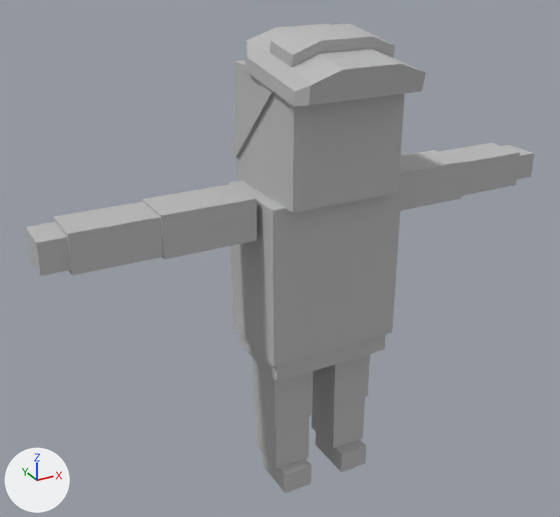
Renders of the Blender file person.blend from each side of a commit.
One viewpoint serves both versions: a camera (50 mm lens) standing at (-2.34, -3.82, 3.52) and looking at (-0.26, -0.03, 1.62). Every picture has the same lights, and +X, +Y and +Z are marked at lower left.

The older version as bpy lines, for what is in view:
```python
me_untitled_034 = bpy.data.meshes.new('Untitled.034')
me_untitled_034.from_pydata(...)  # 302 vertices, 263 faces; spans x -168.0..168.0, y 0.0..298.0, z -87.0..54.0
me_untitled_034.materials.append(mat_default_material)  # grey #bcbcbc
ob_sa_char_survivor_femalepyro_001 = bpy.data.objects.new('SA_Char_Survivor_FemalePyro.001', me_untitled_034)
ob_sa_char_survivor_femalepyro_001.location = (0.0, 0.0, 0.0)
ob_sa_char_survivor_femalepyro_001.rotation_euler = (1.571, 0.0, 0.0)  # degrees (90, 0, 0)
ob_sa_char_survivor_femalepyro_001.scale = (0.01, 0.01, 0.01)
```
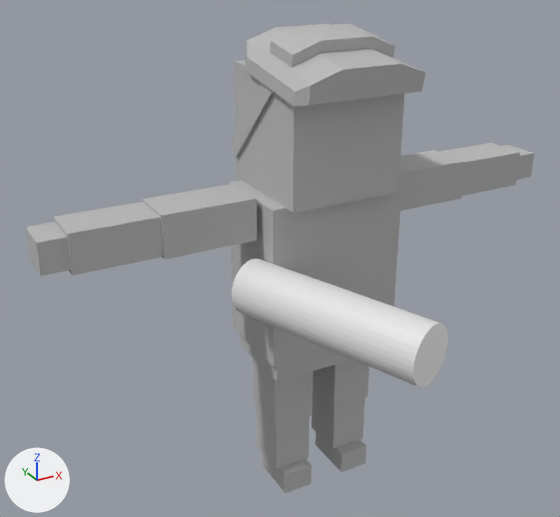
What changed in the scene script:
```text
Add me_cylinder:
    me_cylinder.from_pydata(...)  # 64 vertices, 34 faces; spans x -1.73..-0.15, y -0.12..0.22, z -0.16..0.17
Add ob_control_rotation_column:
    ob_control_rotation_column = bpy.data.objects.new('Control_Rotation_Column', me_cylinder)
    ob_control_rotation_column.location = (-0.529, -0.064, 1.56)
    ob_control_rotation_column.rotation_euler = (0.0303, 0.0, 1.929)  # degrees (1.7, 0, 111)
    ob_control_rotation_column.scale = (0.756, 0.969, 1.0)
```

Boxes [x1, y1, x2, y2] around the edits, measured in the pictures (560 x 517 px):
'Control_Rotation_Column', added
    after: [232, 259, 448, 388]
